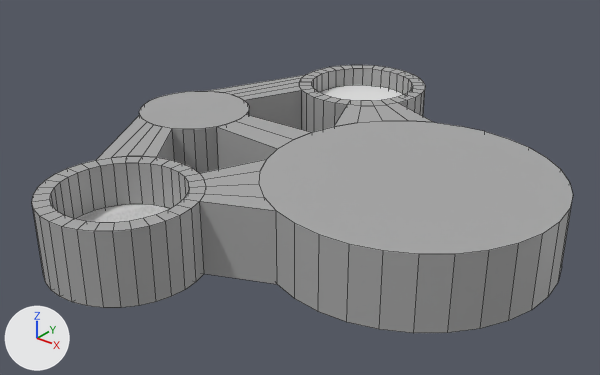
The FBX model Assets/Scenes/Chang/Arena/Arena.fbx as it was, and as the next commit left it.
Before and after are seen from a camera (50 mm lens) standing at (9.6, -16.53, 9.85) and looking at (-3.15, -0.59, -0.04). Every picture has the same lights, and +X, +Y and +Z are marked at lower left. Mesh edges are drawn as thin lines. Where no turn or scale is listed for an object, it has been applied to the vertices.

Script lines for the objects in view, before the commit:
```python
me_cube_002 = bpy.data.meshes.new('Cube.002')
me_cube_002.from_pydata(...)  # 22 vertices, 18 faces; spans x -1.76..0.61, y -1.7..1.63, z -1.0..1.0
me_cube_002.materials.append(mat_grey)  # grey #a8a8a8
me_cylinder_005 = bpy.data.meshes.new('Cylinder.005')
me_cylinder_005.from_pydata(...)  # a 32-sided cylinder along z spanning x -1.65..1.65, y -1.65..1.65, z -0.4..0.4
me_cylinder_015 = bpy.data.meshes.new('Cylinder.015')
me_cylinder_015.from_pydata(...)  # 160 vertices, 130 faces; spans x -2.06..2.06, y -2.06..2.06, z 0.0..2.0
me_cylinder_015.materials.append(mat_grey)  # grey #a8a8a8
ob_arenasideleft = bpy.data.objects.new('ArenaSideLeft', me_cylinder_015)
ob_arenasideleft.location = (-5.1, -5.1, -1.0)
ob_lefttraptrigger = bpy.data.objects.new('LeftTrapTrigger', me_cylinder_005)
ob_lefttraptrigger.location = (-5.1, -5.1, -0.6)
ob_toprightbridge = bpy.data.objects.new('TopRightBridge', me_cube_002)
ob_toprightbridge.location = (-6.85, 3.07, 0.0)
# also in view: 'ArenaSideRight' at (-5.1, 5.1, 0.0); 'LeftBridge' at (-2.89, -2.89, 0.0); 'CenterBridge' at (-4.98, 0.0, 0.0); 'GunPlatformTop' at (-7.7, 0.0, 0.0); 'RightBridge' at (-2.89, 2.89, 0.0)
```
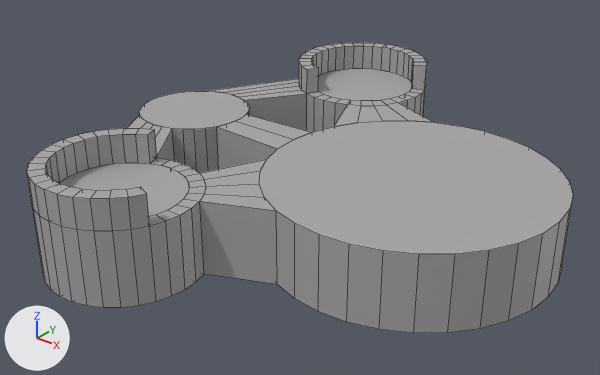
Location of each change, (x1, y1, x2, y2) in pixels of the pictures (600 x 375 px):
'LeftFence', added
    after: (27, 128, 157, 231)
'RightFence', added
    after: (299, 43, 427, 94)
'LeftFillPlatform', added
    after: (60, 163, 189, 217)
'RightFillPlatform', added
    after: (318, 68, 412, 101)
'TopLeftBridge', unchanged, covered by the edit
    before: (96, 115, 174, 161)
    after: (127, 115, 174, 161)
'LeftTrapTrigger', unchanged, covered by the edit
    before: (75, 204, 169, 223)
'RightTrapTrigger', unchanged, covered by the edit
    before: (320, 85, 404, 101)

Edits to the bpy script that builds the scene:
```text
Add me_cylinder_009:
    me_cylinder_009.from_pydata(...)  # 84 vertices, 82 faces; spans x -0.75..3.22, y -3.22..0.75, z 0.0..0.8
    me_cylinder_009.materials.append(mat_grey)  # grey #a8a8a8
Add me_cylinder_007:
    me_cylinder_007.from_pydata(...)  # a 32-sided cylinder along z spanning x -1.65..1.65, y -1.65..1.65, z 0.0..1.2
    me_cylinder_007.materials.append(mat_grey)  # grey #a8a8a8
Add me_cylinder_008:
    me_cylinder_008.from_pydata(...)  # 84 vertices, 82 faces; spans x -0.75..3.22, y -0.75..3.22, z 0.0..0.8
    me_cylinder_008.materials.append(mat_grey)  # grey #a8a8a8
Add ob_rightfence:
    ob_rightfence = bpy.data.objects.new('RightFence', me_cylinder_009)
    ob_rightfence.location = (-6.41, 6.41, 1.0)
Add ob_leftfillplatform:
    ob_leftfillplatform = bpy.data.objects.new('LeftFillPlatform', me_cylinder_007)
    ob_leftfillplatform.location = (-5.1, -5.1, -0.2)
Add ob_leftfence:
    ob_leftfence = bpy.data.objects.new('LeftFence', me_cylinder_008)
    ob_leftfence.location = (-6.41, -6.41, 1.0)
Add ob_rightfillplatform:
    ob_rightfillplatform = bpy.data.objects.new('RightFillPlatform', me_cylinder_007.copy())
    ob_rightfillplatform.location = (-5.1, 5.1, -0.2)
```
